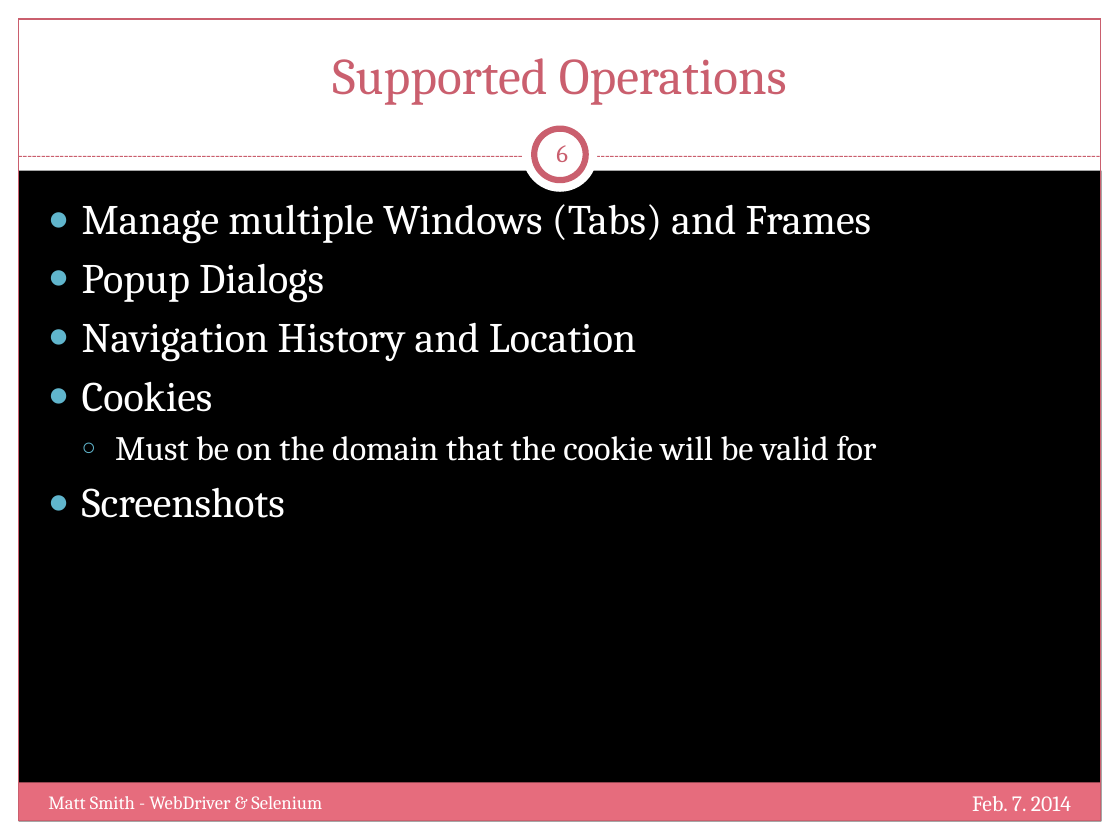
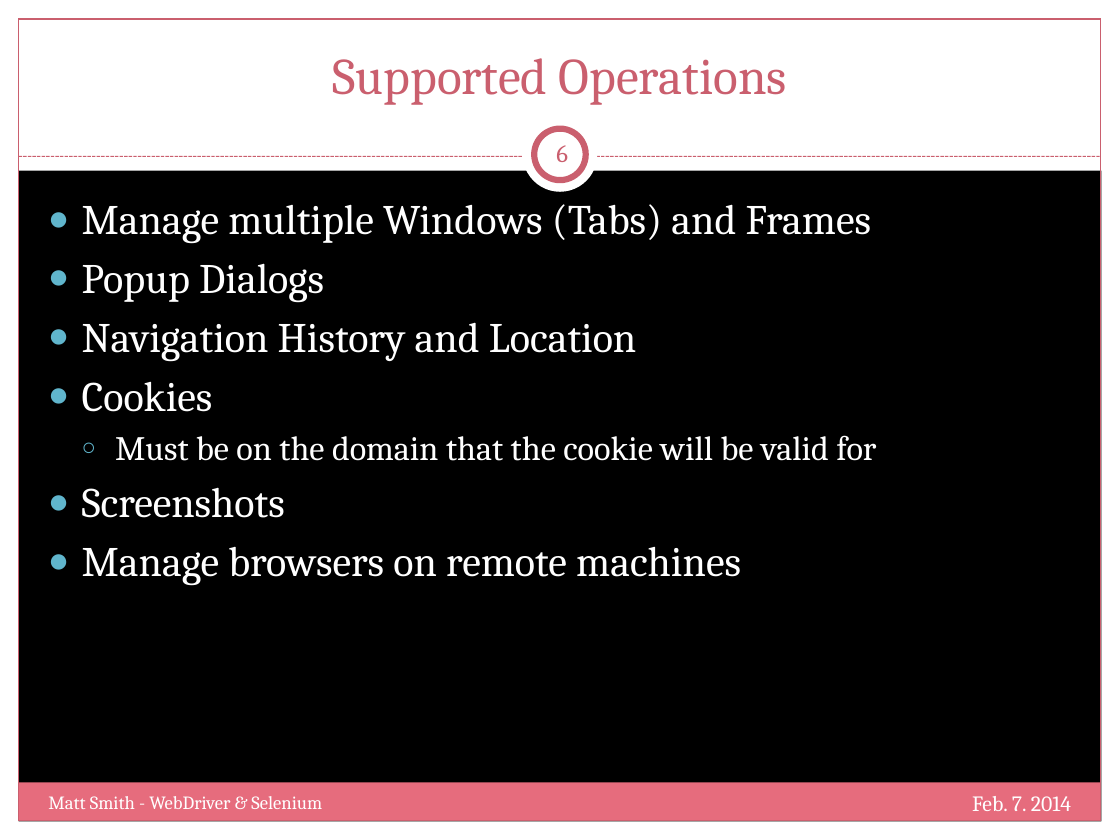
Before and after one commit to mtscout6/my-presentations, a slide deck: slide 6 of WebDriver/Slides.pptx. Drawn at 1120x840 pixels with LibreOffice and Linux fonts; fonts in the diff are those of the drawing; background and template pictures are left out. Boxes give left, top, right and bottom in pixels: in the first picture for what was removed or moved away, otherwise in the second. Text is boxed around its words. In the diff, an @@ line names an element or a change of style, - is before the commit and + after.

```diff
--- a/WebDriver/Slides.pptx
+++ b/WebDriver/Slides.pptx
@@ text at <box>82,546,741,586</box>: paragraph added @@
+● Manage browsers on remote machines
```
Also in this commit, not shown: 5 other slides changed, 9 slides added, 3 other files.
